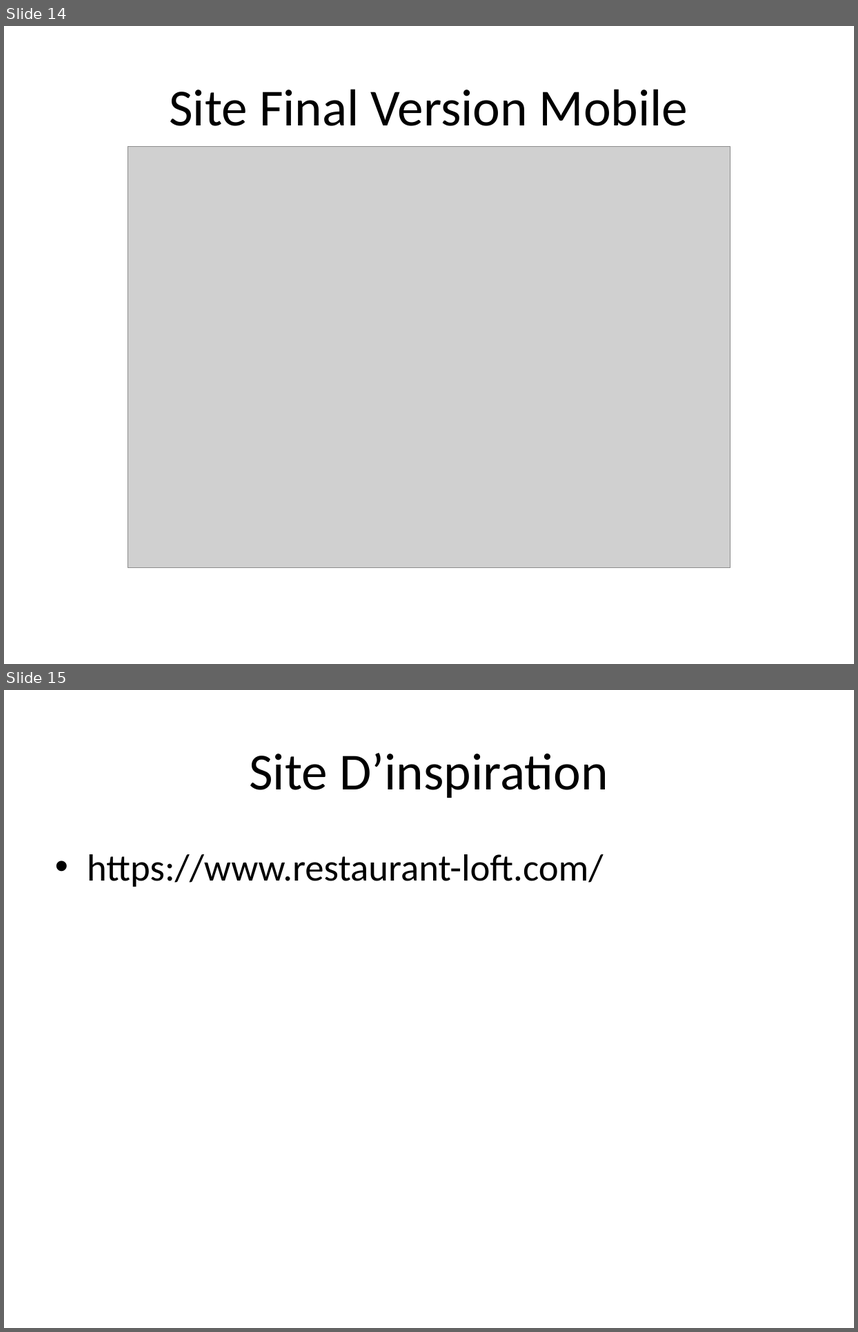
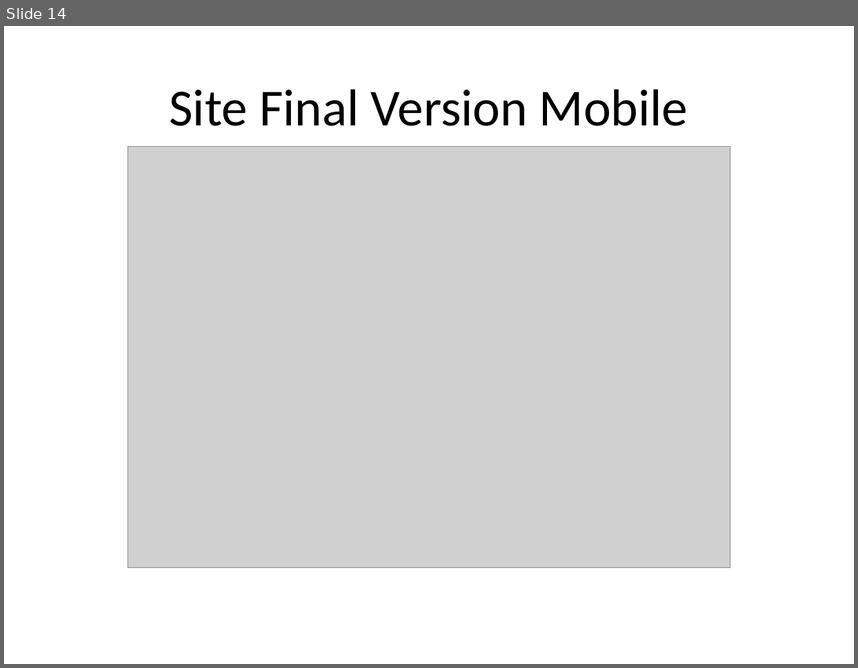
Before and after one commit to DaifAB/Maquettage, a slide deck: Presentation/WIRE PRO.pptx. Shown one above the other, each under a label of ours: slides 14 and 15 before the commit, slide 14 after it. The pictures are 858x1332 and 858x668 pixels, drawn with LibreOffice and Linux fonts; fonts in the diff are those of the drawing; grey boxes stand for pictures; background and template pictures are left out. Boxes give left, top, right and bottom in pixels: in the first picture for what was removed or moved away, otherwise in the second. Text is boxed around its words. In the diff, an @@ line names an element or a change of style, - is before the commit and + after.

```diff
--- a/Presentation/WIRE PRO.pptx
+++ b/Presentation/WIRE PRO.pptx
@@ slide 15 removed at box(4, 690, 854, 1328), background picture (left out) @@
@@ title removed at box(249, 753, 608, 798) @@
-Site D’inspiration
@@ text removed at box(87, 854, 603, 887) @@
-• https://www.restaurant-loft.com/
```
Also in this commit, not shown: 2 slides changed, 1 other file.
